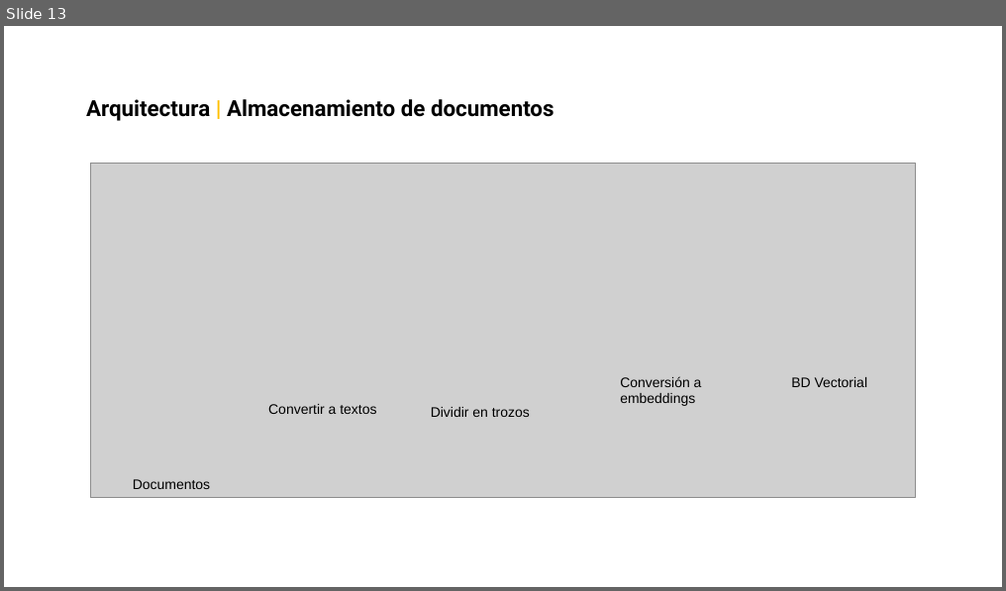
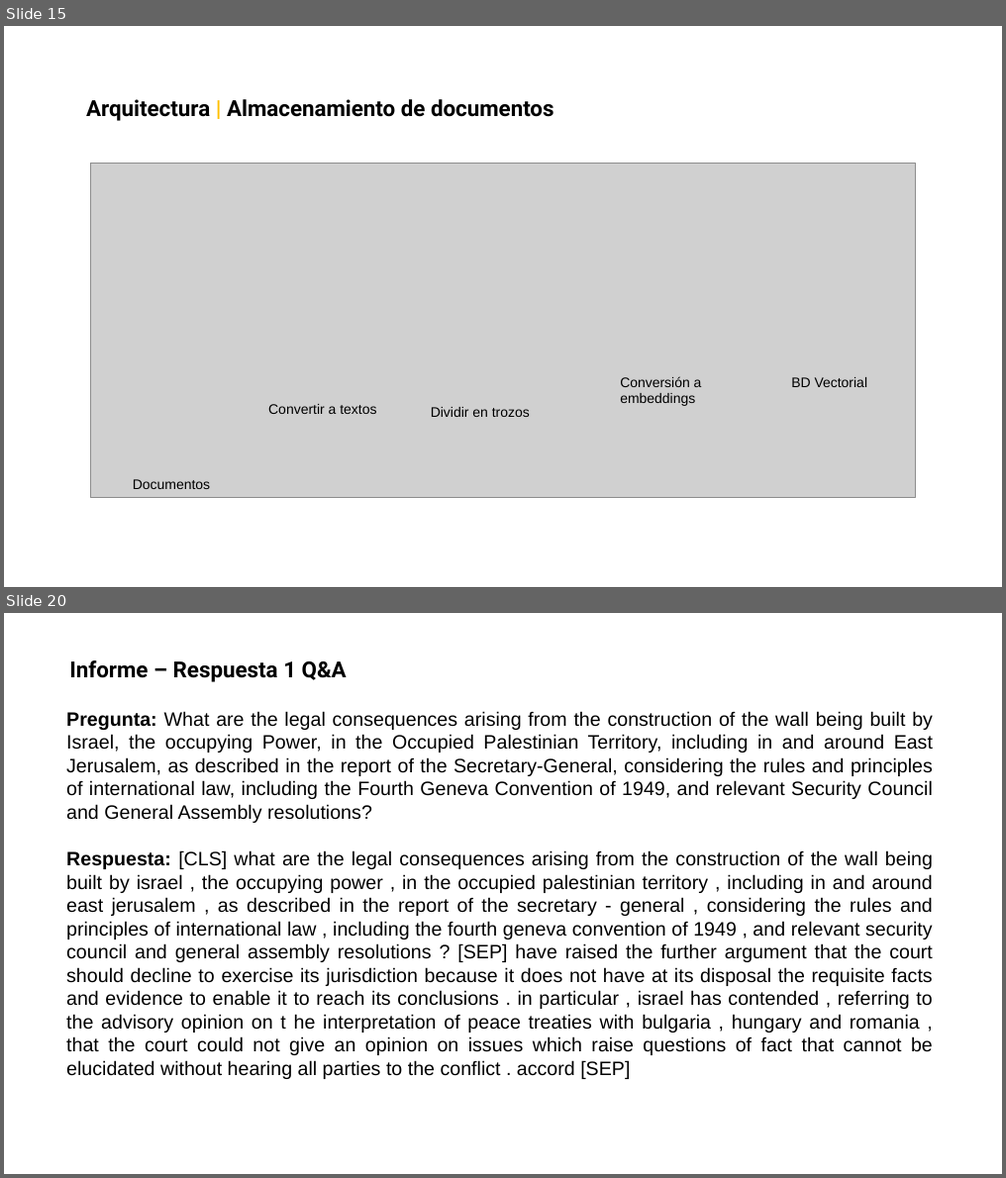
Before and after one commit to pardo2410/ProyectoFinalBootcampBigData, a slide deck: 00 - Presentacion/Data Divers - Presentacion v3.pptx. Shown one above the other, each under a label of ours: slide 13 before the commit, slides 15 and 20 after it; the slides between them are not shown. The pictures are 1006x591 and 1006x1178 pixels, drawn with LibreOffice and Linux fonts; fonts in the diff are those of the drawing; grey boxes stand for pictures; background and template pictures are left out. Boxes give left, top, right and bottom in pixels: in the first picture for what was removed or moved away, otherwise in the second. Text is boxed around its words. In the diff, an @@ line names an element or a change of style, - is before the commit and + after.

```diff
--- a/00 - Presentacion/Data Divers - Presentacion v3.pptx
+++ b/00 - Presentacion/Data Divers - Presentacion v3.pptx
@@ slide 20 added at (x1=4, y1=613, x2=1002, y2=1174), background picture (left out) @@
@@ text added at (x1=69, y1=661, x2=347, y2=682), 16 pt, text #000000, bold @@
+Informe – Respuesta 1 Q&A
@@ text added at (x1=66, y1=711, x2=933, y2=1079), 14 pt, text #000000 @@
+Pregunta: What are the legal consequences arising from the construction of the wall being built by Israel, the occupying Power, in the Occupied Palestinian Territory, including in and around East Jerusalem, as described in the report of the Secretary-General, considering the rules and principles of international law, including the Fourth Geneva Convention of 1949, and relevant Security Council and General Assembly resolutions?
+Respuesta: [CLS] what are the legal consequences arising from the construction of the wall being built by israel , the occupying power , in the occupied palestinian territory , including in and around east jerusalem , as described in the report of the secretary - general , considering the rules and principles of international law , including the fourth geneva convention of 1949 , and relevant security council and general assembly resolutions ? [SEP] have raised the further argument that the court should decline to exercise its jurisdiction because it does not have at its disposal the requisite facts and evidence to enable it to reach its conclusions . in particular , israel has contended , referring to the advisory opinion on t he interpretation of peace treaties with bulgaria , hungary and romania , that the court could not give an opinion on issues which raise questions of fact that cannot be elucidated without hearing all parties to the conflict . accord [SEP]
@@ what was slide 13 is now slide 15 @@
```
Also in this commit, not shown: 13 slides changed, 5 other slides added, 6 slides removed, 1 other file.
